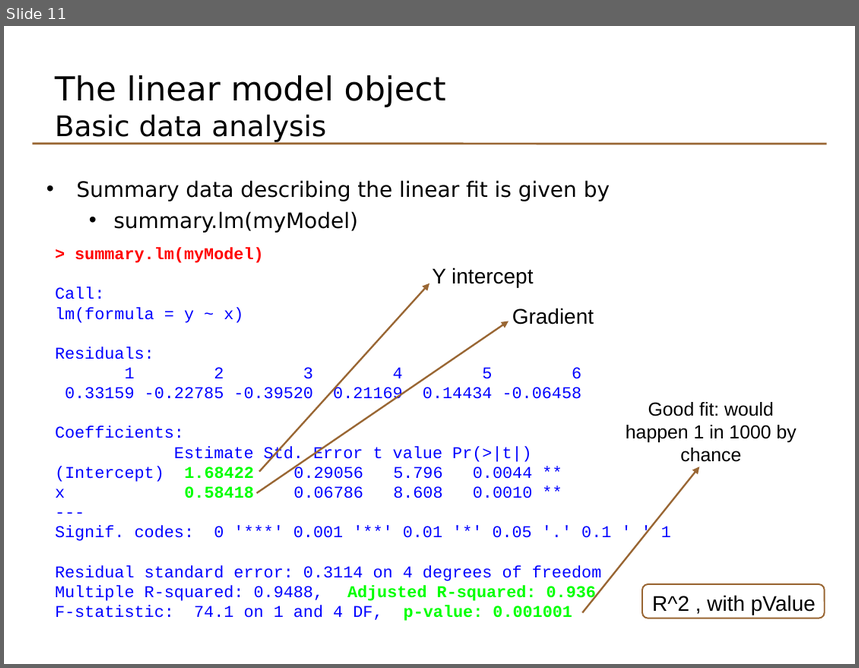
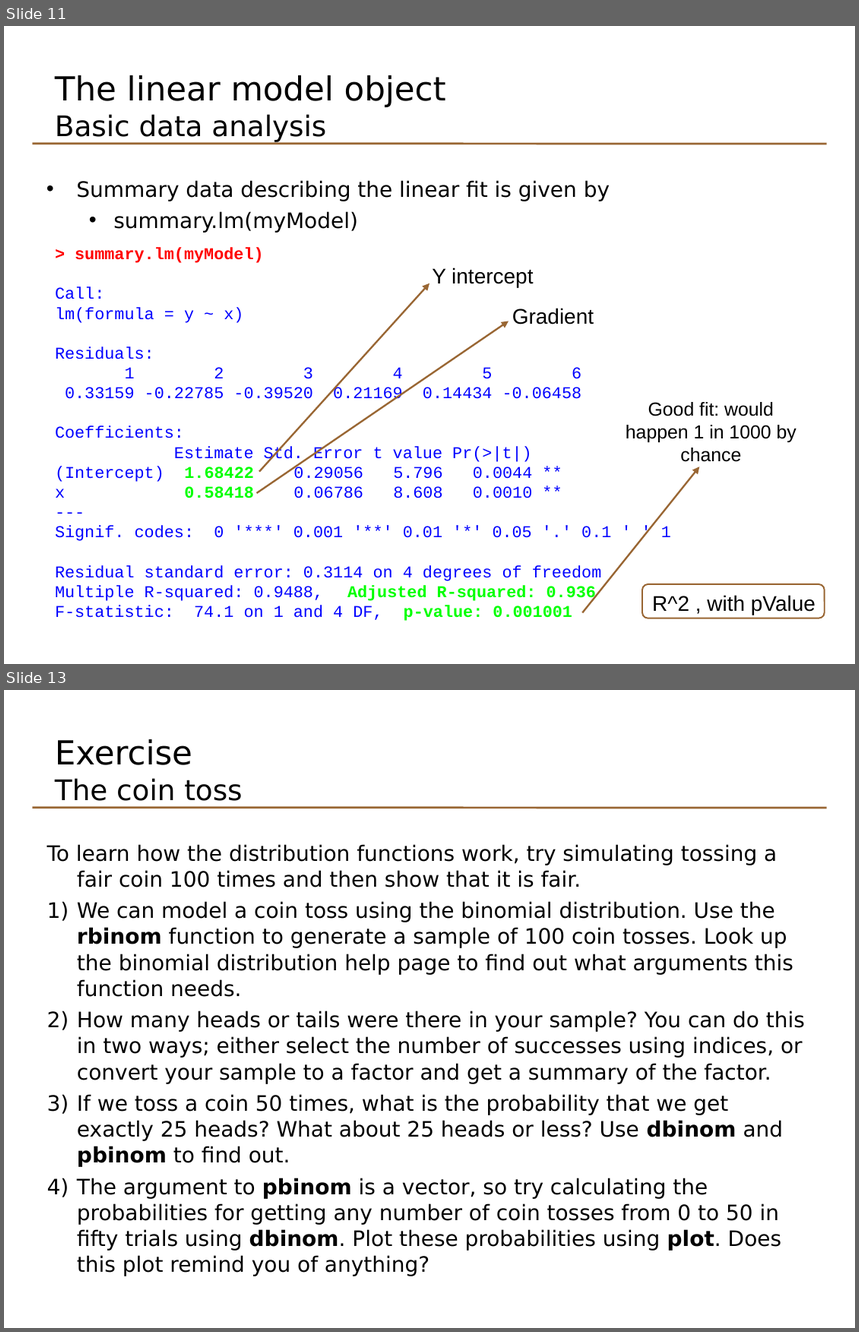
Before and after one commit to lgatto/TeachingMaterial, a slide deck: odp/basicr_day1_5_statistics.odp. Shown one above the other, each under a label of ours: slide 11 before the commit, slides 11 and 13 after it; the slides between them are not shown. The pictures are 859x668 and 859x1332 pixels, drawn with LibreOffice and Linux fonts; fonts in the diff are those of the drawing. Boxes give left, top, right and bottom in pixels: in the first picture for what was removed or moved away, otherwise in the second. Text is boxed around its words. In the diff, an @@ line names an element or a change of style, - is before the commit and + after.

```diff
--- a/odp/basicr_day1_5_statistics.odp
+++ b/odp/basicr_day1_5_statistics.odp
@@ slide 13 added at [4, 690, 855, 1328], background #FFFFFF; not listed: 1 template element that a slide beside it also shows @@
@@ text added at [55, 739, 242, 801], 24 pt, text #000000 @@
+Exercise
+The coin toss
@@ text added at [47, 844, 805, 1277], 18 pt, text #000000 @@
+To learn how the distribution functions work, try simulating tossing a fair coin 100 times and then show that it is fair.
+1) We can model a coin toss using the binomial distribution. Use the rbinom function to generate a sample of 100 coin tosses. Look up the binomial distribution help page to find out what arguments this function needs.
+2) How many heads or tails were there in your sample? You can do this in two ways; either select the number of successes using indices, or convert your sample to a factor and get a summary of the factor.
+3) If we toss a coin 50 times, what is the probability that we get exactly 25 heads? What about 25 heads or less? Use dbinom and pbinom to find out.
+4) The argument to pbinom is a vector, so try calculating the probabilities for getting any number of coin tosses from 0 to 50 in fifty trials using dbinom. Plot these probabilities using plot. Does this plot remind you of anything?
```
Also in this commit, not shown: 5 slides changed, 6 other slides added, 1 slide removed, 42 other files.
